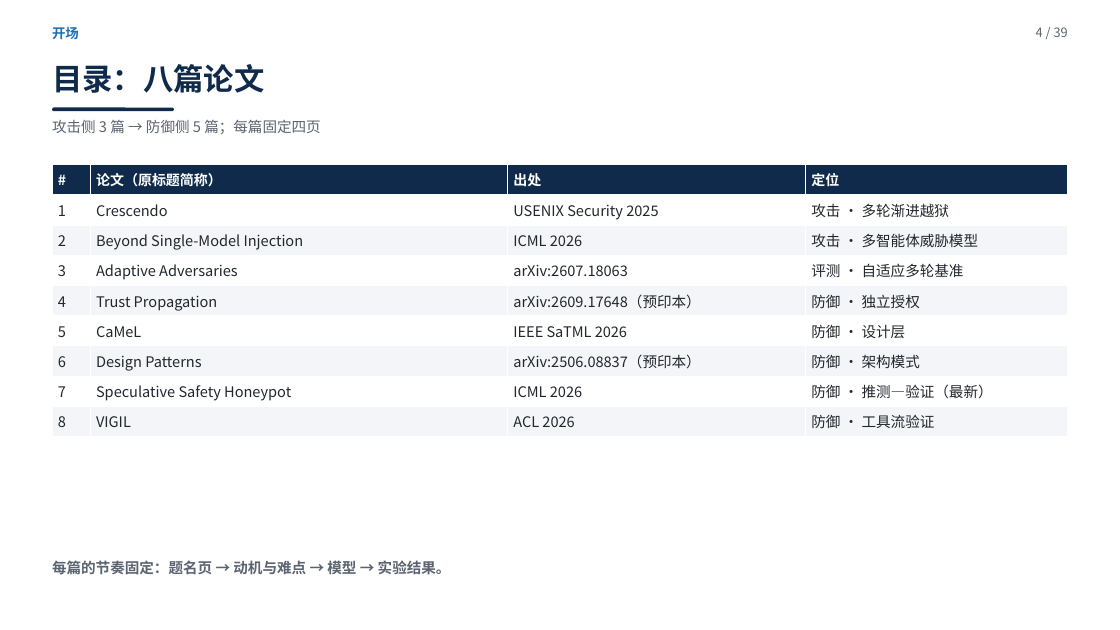
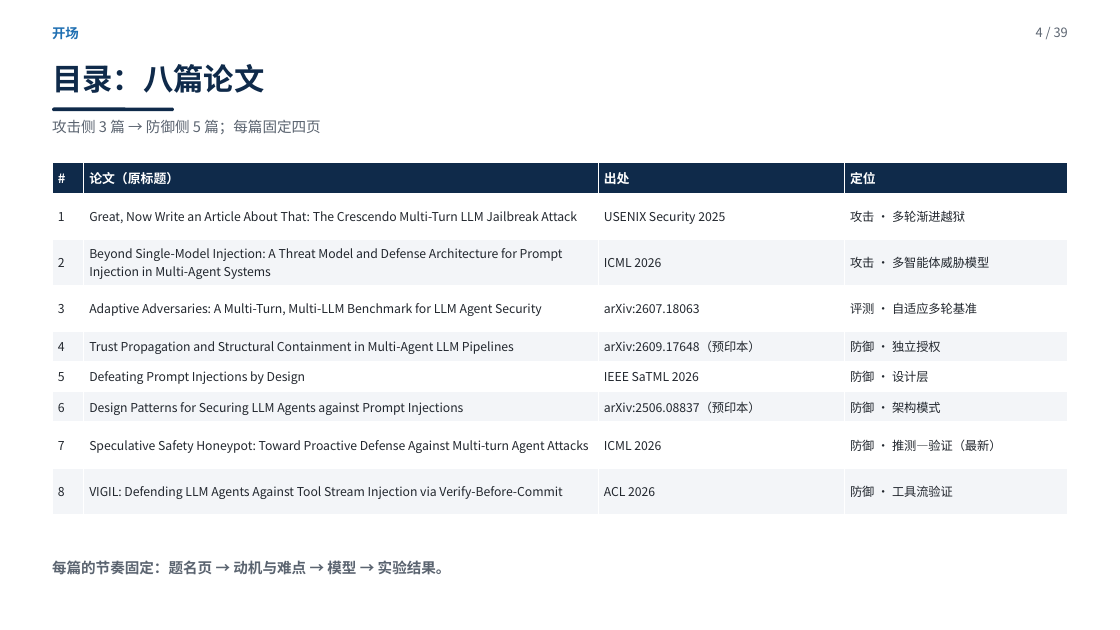
Before and after one commit to yiiiiiii1/multi-agent-remote-sensing, a slide deck: slide 4 of 阶段2-卫星多智能体防御/presentations/卫星多智能体安全调研汇报.pptx. Drawn at 1120x630 pixels with LibreOffice and Linux fonts; fonts in the diff are those of the drawing. Boxes give left, top, right and bottom in pixels: in the first picture for what was removed or moved away, otherwise in the second. Text is boxed around its words. In the diff, an @@ line names an element or a change of style, - is before the commit and + after.

Commit message:
PPT 全面改用论文原标题：目录列完整标题、页眉改为「第N篇·页类型」、封面改列定位而非自编名；skill 同步加强这条规则

```diff
--- a/阶段2-卫星多智能体防御/presentations/卫星多智能体安全调研汇报.pptx
+++ b/阶段2-卫星多智能体防御/presentations/卫星多智能体安全调研汇报.pptx
@@ table at <box>52,163,1068,514</box> @@
-row 1, column 2: 论文（原标题简称）
+row 1, column 2: 论文（原标题）
-row 2, column 2: Crescendo
+row 2, column 2: Great, Now Write an Article About That: The Crescendo Multi-Turn LLM Jailbreak Attack
-row 3, column 2: Beyond Single-Model Injection
+row 3, column 2: Beyond Single-Model Injection: A Threat Model and Defense Architecture for Prompt Injection in Multi-Agent Systems
-row 4, column 2: Adaptive Adversaries
+row 4, column 2: Adaptive Adversaries: A Multi-Turn, Multi-LLM Benchmark for LLM Agent Security
-row 5, column 2: Trust Propagation
+row 5, column 2: Trust Propagation and Structural Containment in Multi-Agent LLM Pipelines
-row 6, column 2: CaMeL
+row 6, column 2: Defeating Prompt Injections by Design
-row 7, column 2: Design Patterns
+row 7, column 2: Design Patterns for Securing LLM Agents against Prompt Injections
-row 8, column 2: Speculative Safety Honeypot
+row 8, column 2: Speculative Safety Honeypot: Toward Proactive Defense Against Multi-turn Agent Attacks
-row 9, column 2: VIGIL
+row 9, column 2: VIGIL: Defending LLM Agents Against Tool Stream Injection via Verify-Before-Commit
@@ size 12 to 11 pt in "#", "出处", "定位" @@
@@ size 12.5 to 10.5 pt in "1", "USENIX Security 2025", "攻击 · 多轮渐进越狱", "2" and 20 more places @@
```
Also in this commit, not shown: 33 other slides changed, 3 other files.
